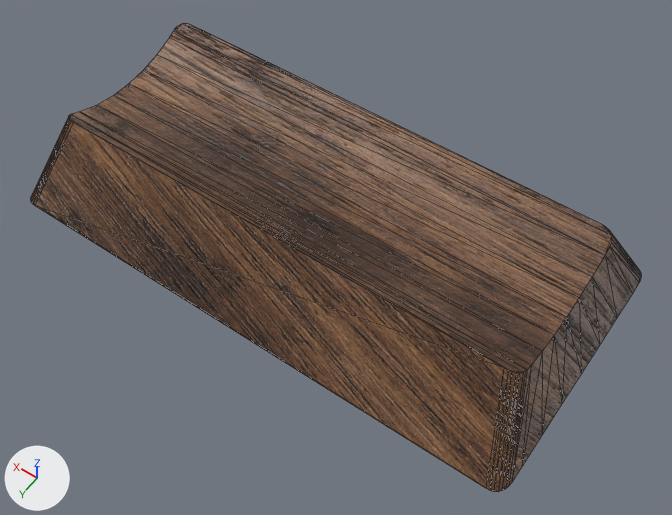
One commit to the glTF model 5/holder.glb: the scene before it, then after it.
Both versions are drawn from a 50 mm lens placed at (-2.85, 3.72, 5.67), pointed at (-0.31, 0.17, 0.08). The lights are fixed; the arrows at lower left show +X, +Y and +Z. Mesh edges are drawn as thin lines.

The first picture shows 'Holder'.
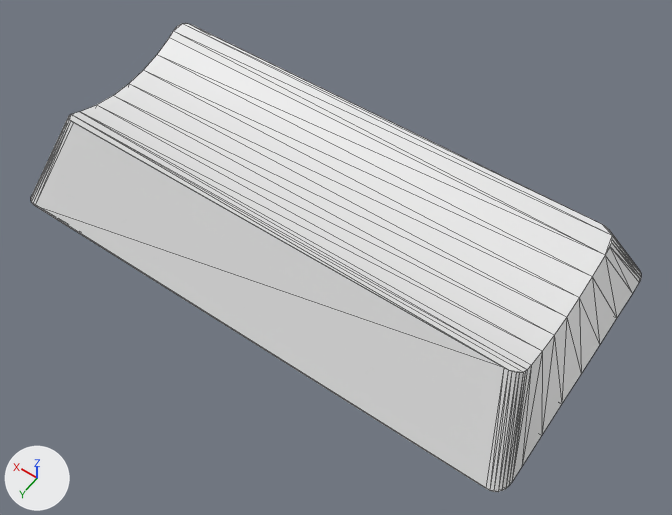
The newer file is also turned or shifted as a whole; pictures and numbers use the older file's frame.

Boxes [x1, y1, x2, y2] around the edits, measured in the pictures (672 x 515 px):
'Holder', recoloured (brown to white): [31, 23, 641, 492] in both

The change in detail:
me_circle has 92 vertices, 180 faces and spans x -2.22..2.22, y -1.13..1.13, z -0.33..0.43.
me_circle no longer uses material mat_material.
